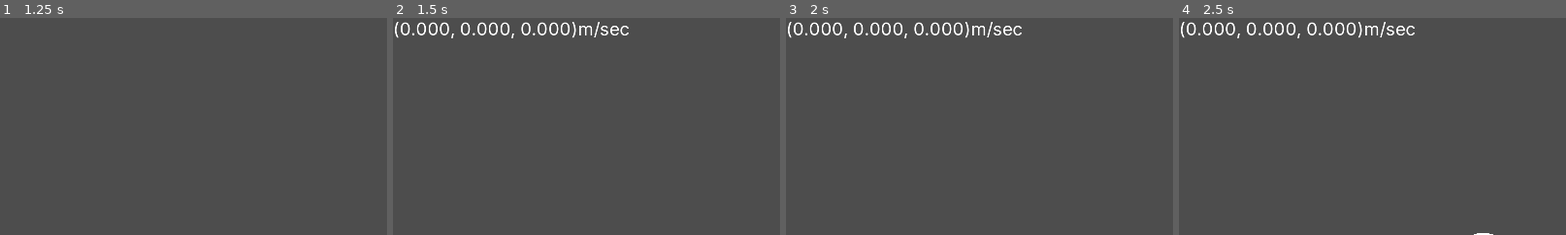
Above: before the commit, frames 1-4 (left to right).
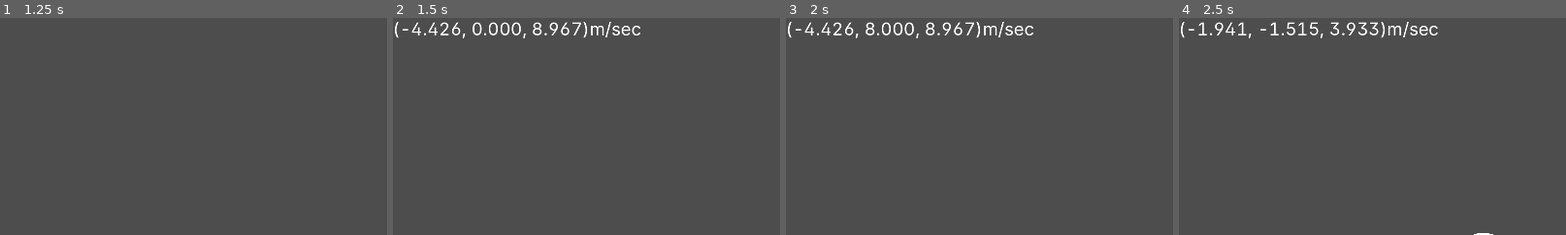
Above: after the commit, the same moments.

Repository: xmamalou/firefly
Game: Godot game, scene res://levels/test_level.tscn
The game is run twice, just before and just after one commit, with the same random seed, the same clock (stepped at 60 frames per second) and the same inputs. The project has no main scene, so this scene is started directly.
Inputs (mouse positions are % of the whole screen's width and height, from its top left):
- Up to frame 1 (1.25 s): tap Enter at 0.5 s; move the mouse to (55, 50) at 0.52 s; hold D (move_right) from 0.53 s (still down); tap W (move_front) at 0.6 s; tap Space (jump) at 0.77 s
- Up to frame 2 (1.5 s): move the mouse to (45, 50) at 1.27 s; release D (move_right) at 1.28 s; hold S (move_back) from 1.28 s (still down); tap Tab (toggle_panel) at 1.35 s
- Up to frame 3 (2 s): keep holding S (move_back); tap Space (jump) at 1.52 s
- Up to frame 4 (2.5 s): move the mouse to (52, 48) at 2.02 s; release S (move_back) at 2.03 s; hold D (move_right) from 2.03 s (still down); tap W (move_front) at 2.1 s
The pictures show only the part of the screen within x 9-59%, y 0-50%; the shares and areas given below are measured in that part.

Frame 1 is identical in both runs. In frame 2, 1.6% of the frame differs, in the area x 2-64%, y 1-10%; in frame 3, 1.6%; in frame 4, 1.9%, in the area x 2-67%, y 1-10%.
Error in both runs: Invalid access to property or key 'bounce' on a base object of type 'Nil'. (res://scripts/objects/placeholder_ground.gd:25)

Commit message:
Added debug panel

Diff:
--- a/objects/player.tscn
+++ b/objects/player.tscn
@@ -14,6 +14,8 @@
 
 [node name="player" type="CharacterBody3D"]
 editor_description = "A node representing a character that can move around, jump and collide with things"
+collision_layer = 4
+collision_mask = 3
 script = ExtResource("1_ondkk")
 
 [node name="center" type="Node3D" parent="."]
@@ -29,7 +31,7 @@
 [node name="col_shape" type="CollisionShape3D" parent="."]
 shape = SubResource("CapsuleShape3D_uaffo")
 
-[node name="debug_panel" type="Control" parent="." node_paths=PackedStringArray("player")]
+[node name="debug_panel" type="Control" parent="."]
 editor_description = "A debug panel for checking various properties"
 visible = false
 layout_mode = 3
@@ -37,7 +39,6 @@
 offset_right = 40.0
 offset_bottom = 40.0
 script = ExtResource("3_gaeif")
-player = NodePath("..")
 tolerance = 0.0005
 
 [node name="speed_label" type="Label" parent="debug_panel"]
@@ -46,3 +47,11 @@
 offset_bottom = 23.0
 text = "SPEED_LABEL"
 label_settings = ExtResource("3_rrd31")
+
+[node name="ui" type="Control" parent="."]
+layout_mode = 3
+anchors_preset = 0
+offset_right = 40.0
+offset_bottom = 40.0
+
+[connection signal="speed_changed" from="." to="debug_panel" method="_on_player_speed_changed"]
